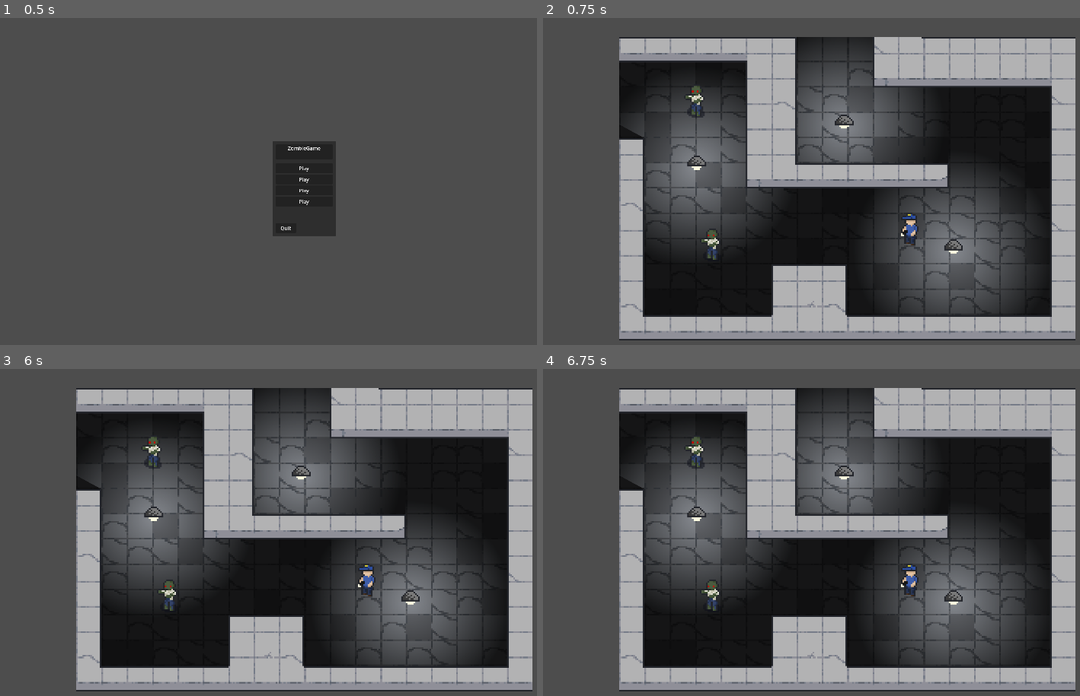
Above: before the commit, frames 1-4 (two rows, left to right).
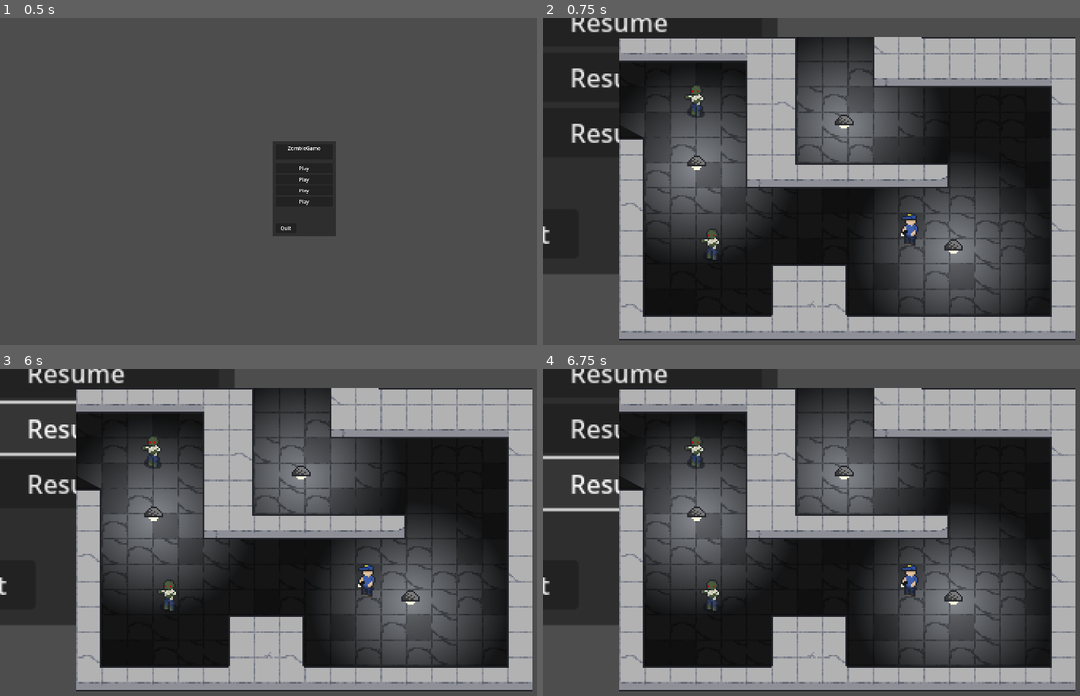
Above: after the commit, the same moments.

Repository: Tuocs/decay-jam
Game: Godot game, scene res://Levels/Menu.tscn
The game is run twice, just before and just after one commit, with the same random seed, the same clock (stepped at 60 frames per second) and the same inputs.
Inputs (mouse positions are in pixels of both pictures, inside the frame that each line leads up to):
- Up to frame 1 (0.5 s): no input
- Up to frame 2 (0.75 s): click "Play" at 0.5 s
- Up to frame 3 (6 s): click (75, 372) at 1.25 s, where only the run after the commit has a clickable "Resume"; tap Enter at 2, 3.5, 5 s; move the mouse to (155, 450) at 2.02 s; hold 0 (Hotkey0) 2.03-2.78 s; click (155, 450) at 2.17 s; tap Space at 2.75, 4.25 s; move the mouse to (171, 594) at 2.77 s; tap 1 (Hotkey1) at 2.85 s; click (171, 594) at 2.92 s; move the mouse to (365, 578) at 3.52 s; hold 2 (Hotkey2) 3.53-4.28 s; click (365, 578) at 3.67 s; move the mouse to (273, 607) at 4.27 s; tap 3 (Hotkey3) at 4.35 s; click (273, 607) at 4.42 s; move the mouse to (488, 591) at 5.02 s; hold 4 (Hotkey4) 5.03-5.75 s; click (488, 591) at 5.17 s; tap Escape (Pause, bound only after the commit) at 5.65 s; click (75, 427) at 5.75 s, where only the run after the commit has a clickable "Resume"
- Up to frame 4 (6.75 s): click (618, 483) at 6.5 s, where only the run after the commit has a clickable "Resume"

Frame 1 is identical in both runs. In frame 2, 12% of the frame differs, in the area x 0-44%, y 0-79%; in frame 3, 11%; in frame 4, 11%.

Commit message:
pause menu

Diff:
--- a/Levels/TestLevel.tscn
+++ b/Levels/TestLevel.tscn
@@ -1,17 +1,25 @@
-[gd_scene load_steps=7 format=4 uid="uid://c611xvguj2e7j"]
+[gd_scene load_steps=8 format=4 uid="uid://c611xvguj2e7j"]
 
 [ext_resource type="Script" uid="uid://fahp3vnmyc1w" path="res://Scripts/zombie_manager.gd" id="1_iqcmb"]
 [ext_resource type="TileSet" uid="uid://cbrabpodamhjx" path="res://Assets/new_tile_set.tres" id="2_voj1p"]
-[ext_resource type="PackedScene" uid="uid://dhr08xx1r06g4" path="res://Prefabs/Zombie.tscn" id="2_y1yrn"]
+[ext_resource type="PackedScene" uid="uid://cj1vaempqokud" path="res://Prefabs/Zombie.tscn" id="2_y1yrn"]
 [ext_resource type="Script" uid="uid://dhjum2objh2bk" path="res://Scripts/tile_map_layer.gd" id="3_kxr0u"]
 [ext_resource type="PackedScene" uid="uid://be2jk8a1ea588" path="res://Prefabs/Light.tscn" id="6_kxr0u"]
-[ext_resource type="PackedScene" uid="uid://bg7afcg73nm6g" path="res://Prefabs/guard.tscn" id="6_voj1p"]
+[ext_resource type="PackedScene" path="res://Prefabs/guard.tscn" id="6_voj1p"]
+[ext_resource type="PackedScene" uid="uid://csia7epgxbj3q" path="res://Prefabs/pause_ui.tscn" id="7_kxr0u"]
 
 [node name="Level" type="Node2D"]
 
 [node name="Camera2D" type="Camera2D" parent="."]
 position = Vector2(144, 96)
 zoom = Vector2(5, 5)
+
+[node name="PauseUI" parent="Camera2D" instance=ExtResource("7_kxr0u")]
+visible = true
+offset_left = -144.0
+offset_top = -96.0
+offset_right = -144.0
+offset_bottom = -96.0
 
 [node name="GroundCanvasLayer" type="CanvasLayer" parent="."]
 layer = 0
--- /dev/null
+++ b/Prefabs/pause_ui.tscn
@@ -0,0 +1,98 @@
+[gd_scene load_steps=2 format=3 uid="uid://csia7epgxbj3q"]
+
+[ext_resource type="Script" uid="uid://fjb4hvjgy2y" path="res://Scripts/pause_ui.gd" id="1_h5t0b"]
+
+[node name="PauseUI" type="Control"]
+layout_mode = 3
+anchors_preset = 15
+anchor_right = 1.0
+anchor_bottom = 1.0
+grow_horizontal = 2
+grow_vertical = 2
+script = ExtResource("1_h5t0b")
+
+[node name="Panel" type="Panel" parent="."]
+custom_minimum_size = Vector2(200, 300)
+layout_mode = 1
+anchors_preset = 8
+anchor_left = 0.5
+anchor_top = 0.5
+anchor_right = 0.5
+anchor_bottom = 0.5
+offset_left = -100.0
+offset_top = -150.0
+offset_right = 100.0
+offset_bottom = 150.0
+grow_horizontal = 2
+grow_vertical = 2
+size_flags_horizontal = 4
+size_flags_vertical = 4
+
+[node name="MarginContainer2" type="MarginContainer" parent="Panel"]
+layout_mode = 1
+anchors_preset = 15
+anchor_right = 1.0
+anchor_bottom = 1.0
+grow_horizontal = 2
+grow_vertical = 2
+theme_override_constants/margin_left = 30
+theme_override_constants/margin_top = 30
+theme_override_constants/margin_right = 30
+
+[node name="Panel" type="Panel" parent="Panel/MarginContainer2"]
+custom_minimum_size = Vector2(0, 46.69)
+layout_mode = 2
+size_flags_vertical = 0
+
+[node name="Label" type="Label" parent="Panel/MarginContainer2/Panel"]
+layout_mode = 1
+anchors_preset = 15
+anchor_right = 1.0
+anchor_bottom = 1.0
+grow_horizontal = 2
+grow_vertical = 2
+text = "Paused"
+horizontal_alignment = 1
+
+[node name="MarginContainer" type="MarginContainer" parent="Panel"]
+layout_mode = 1
+anchors_preset = 15
+anchor_right = 1.0
+anchor_bottom = 1.0
+grow_horizontal = 2
+grow_vertical = 2
+theme_override_constants/margin_left = 10
+theme_override_constants/margin_top = 125
+theme_override_constants/margin_right = 10
+theme_override_constants/margin_bottom = 10
+
+[node name="VBoxContainer" type="VBoxContainer" parent="Panel/MarginContainer"]
+layout_mode = 2
+
+[node name="Button" type="Button" parent="Panel/MarginContainer/VBoxContainer"]
+custom_minimum_size = Vector2(0, 30)
+layout_mode = 2
+size_flags_vertical = 4
+text = "Resume"
+
+[node name="Button2" type="Button" parent="Panel/MarginContainer/VBoxContainer"]
+custom_minimum_size = Vector2(0, 30)
+layout_mode = 2
+size_flags_vertical = 4
+text = "Resume"
+
+[node name="Button3" type="Button" parent="Panel/MarginContainer/VBoxContainer"]
+custom_minimum_size = Vector2(0, 30)
+layout_mode = 2
+size_flags_vertical = 4
+text = "Resume"
+
+[node name="quit" type="Button" parent="Panel/MarginContainer"]
+custom_minimum_size = Vector2(64.535, 30)
+layout_mode = 2
+size_flags_horizontal = 0
+size_flags_vertical = 8
+text = "Exit"
+
+[connection signal="pressed" from="Panel/MarginContainer/VBoxContainer/Button" to="." method="_on_button_pressed"]
+[connection signal="pressed" from="Panel/MarginContainer/quit" to="." method="_on_quit_pressed"]
--- /dev/null
+++ b/Scripts/pause_ui.gd
@@ -0,0 +1,14 @@
+extends Control
+
+@export var Menu: PackedScene
+
+func _on_button_pressed() -> void:
+	visible = false
+
+
+func _on_quit_pressed() -> void:
+	get_tree().change_scene_to_packed(Menu)
+
+func _input(event: InputEvent) -> void:
+	if event.is_action_pressed("Pause"):
+		visible = !visible
--- a/project.godot
+++ b/project.godot
@@ -95,6 +95,11 @@
 "events": [Object(InputEventKey,"resource_local_to_scene":false,"resource_name":"","device":-1,"window_id":0,"alt_press …(191 unchanged characters)…
 ]
 }
+Pause={
+"deadzone": 0.2,
+"events": [Object(InputEventKey,"resource_local_to_scene":false,"resource_name":"","device":-1,"window_id":0,"alt_pressed":false,"shift_pressed":false,"ctrl_pressed":false,"meta_pressed":false,"pressed":false,"keycode":0,"physical_keycode":4194305,"key_label":0,"unicode":0,"location":0,"echo":false,"script":null)
+]
+}
 
 [rendering]
 
Not shown: 1 places in Prefabs/guard.tscn that only renumber resources
Not shown, added: Scripts/pause_ui.gd.uid
